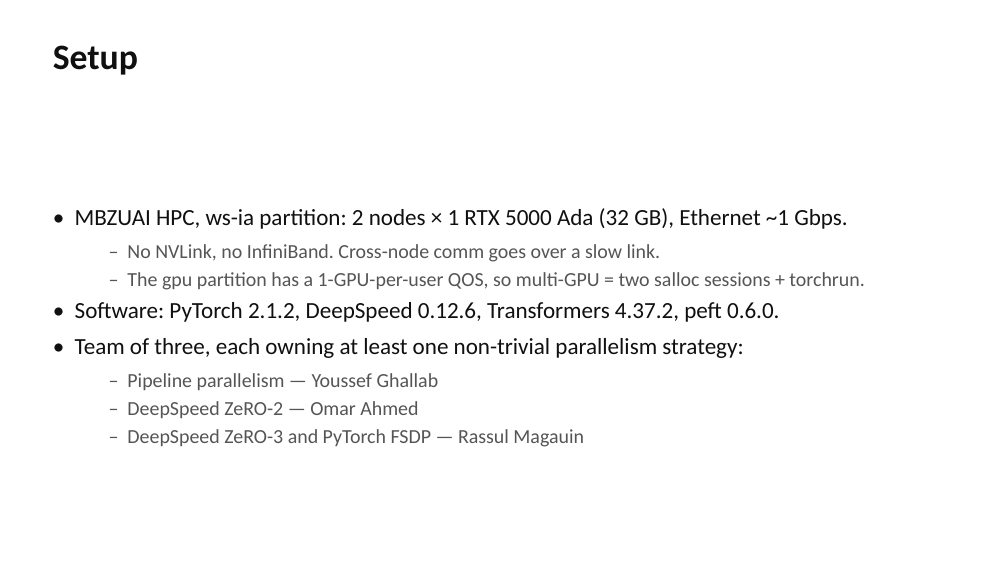
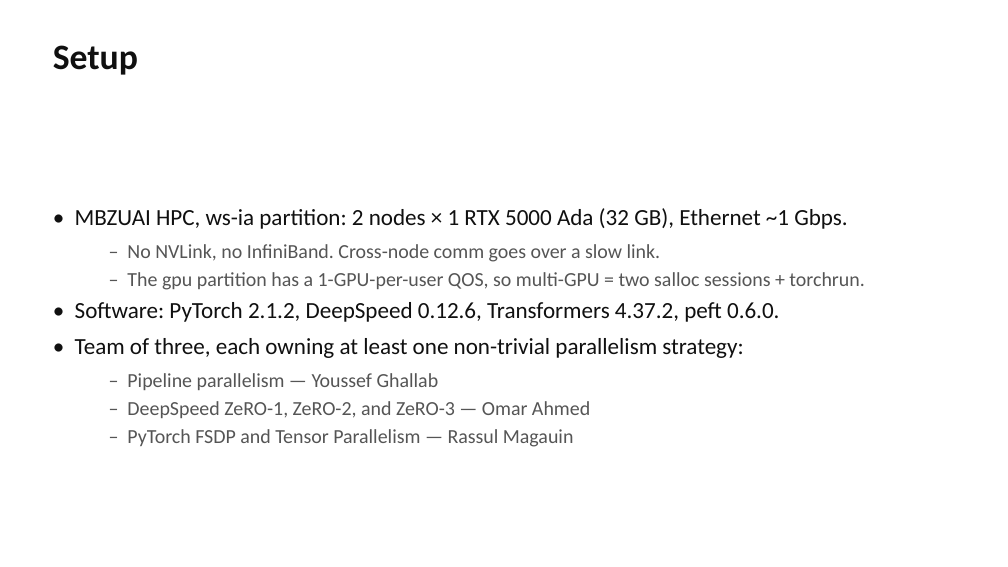
Before and after one commit to rassulmagauin/ml710, a slide deck: slide 2 of presentation/ML710_LLaVA_Parallelism.pptx. Drawn at 1008x567 pixels with LibreOffice and Linux fonts; fonts in the diff are those of the drawing. Boxes give left, top, right and bottom in pixels: in the first picture for what was removed or moved away, otherwise in the second. Text is boxed around its words. In the diff, an @@ line names an element or a change of style, - is before the commit and + after.

```diff
--- a/presentation/ML710_LLaVA_Parallelism.pptx
+++ b/presentation/ML710_LLaVA_Parallelism.pptx
@@ text at bbox=[127, 401, 590, 447]: text changed @@
-  – DeepSpeed ZeRO-2 — Omar Ahmed
-  – DeepSpeed ZeRO-3 and PyTorch FSDP — Rassul Magauin
+  – DeepSpeed ZeRO-1, ZeRO-2, and ZeRO-3 — Omar Ahmed
+  – PyTorch FSDP and Tensor Parallelism — Rassul Magauin
```
Also in this commit, not shown: 10 other slides changed, 5 slides added, 5 slides removed, 31 other files.
